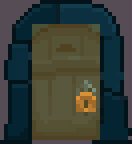
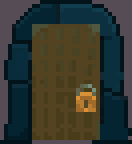
Before/after of a w=132, h=144 layered artwork. What changed in the layer stack:
added group "Gate" with 2 layers in group "BlueStone" over 32, 28, 100, 140
added layer "RideDoor_BlueStone_Gate_Up_Closed.png" in group "Gate" over 32, 28, 100, 140
added layer "RideDoor_BlueStone_Gate_Up_Open.png" in group "Gate" over 32, 28, 100, 140
added group "Wooden" with 2 layers in group "BlueStone" over 32, 28, 100, 140
moved "RideDoor_BlueStone_Wooden_Up_Closed.png" into group "Wooden" over 32, 28, 100, 140
moved "RideDoor_BlueStone_Wooden_Up_Open.png" into group "Wooden" over 32, 28, 100, 140
